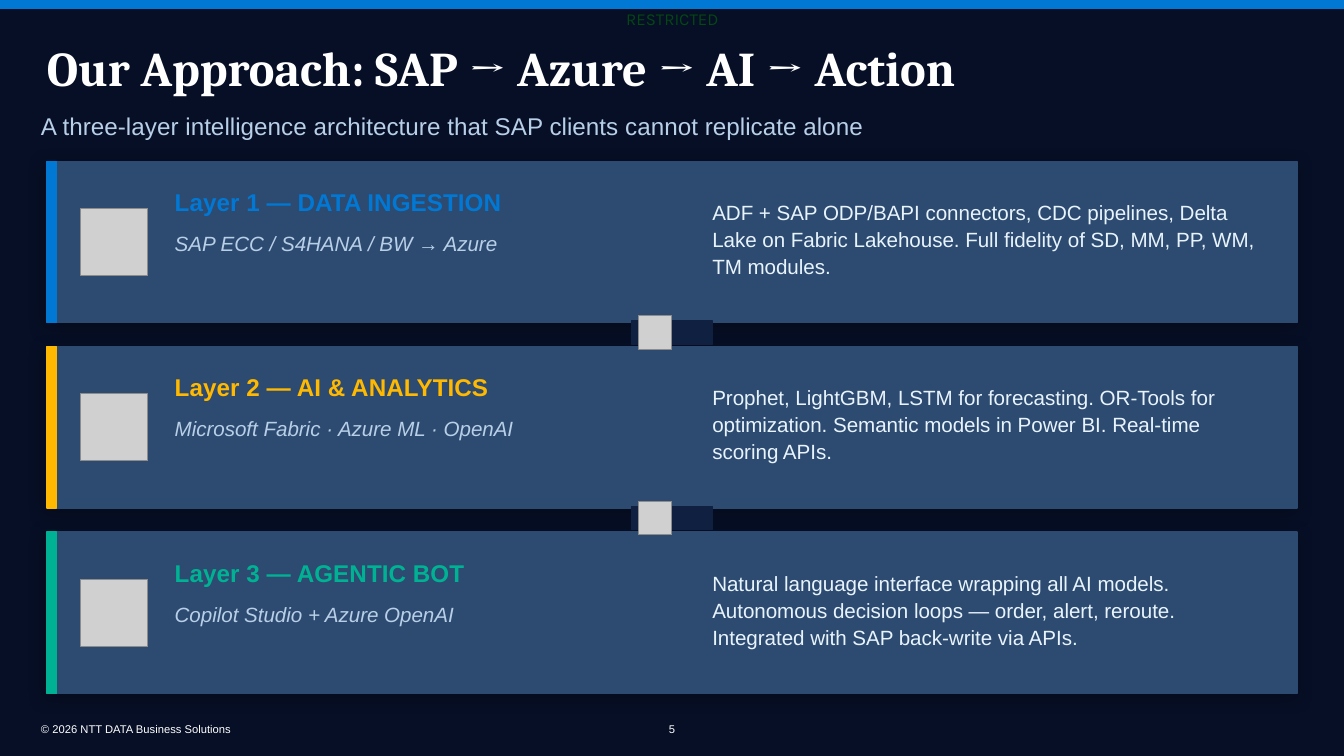
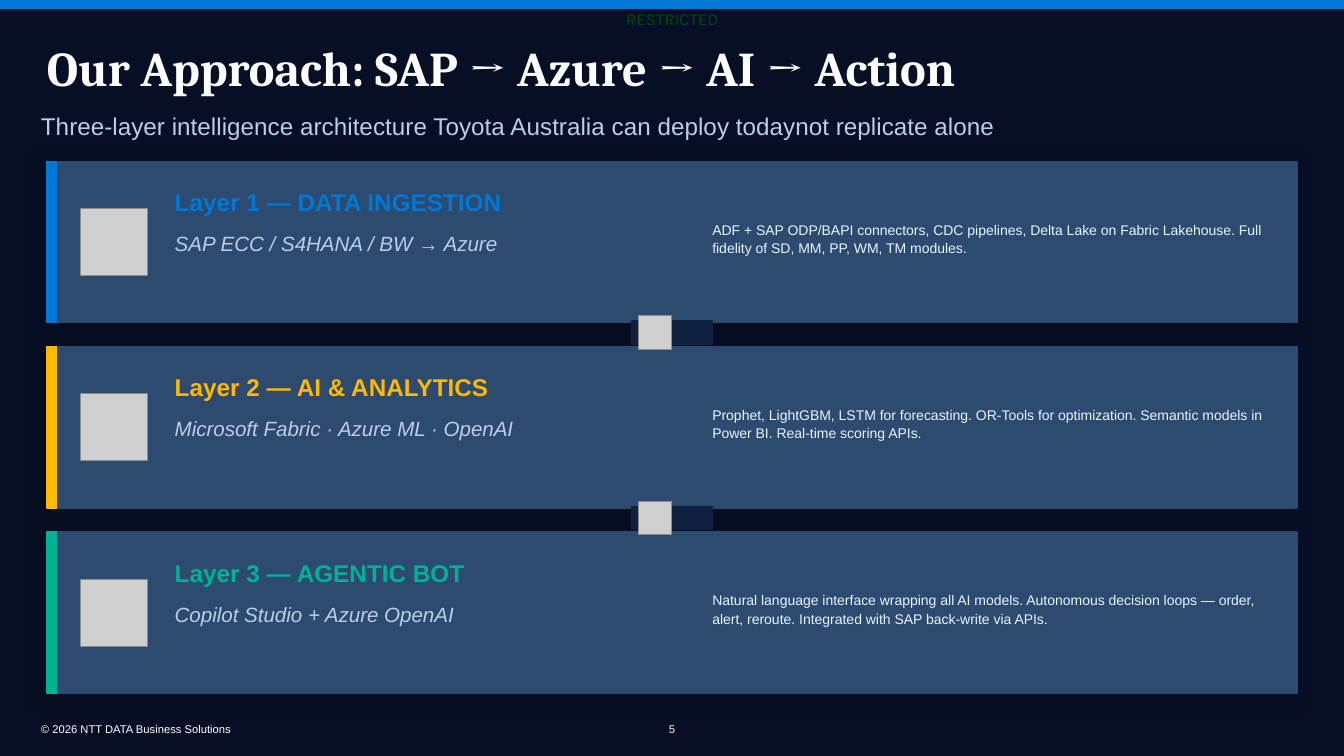
Before and after one commit to bhartiya75/ntt, a slide deck: slide 5 of backend/generated_ppts/NDBS_SAP_Supply_Chain_AI_v2.0.pptx. Drawn at 1344x756 pixels with LibreOffice and Linux fonts; fonts in the diff are those of the drawing; grey boxes stand for pictures; background and template pictures are left out. Boxes give left, top, right and bottom in pixels: in the first picture for what was removed or moved away, otherwise in the second. Text is boxed around its words. In the diff, an @@ line names an element or a change of style, - is before the commit and + after.

```diff
--- a/backend/generated_ppts/NDBS_SAP_Supply_Chain_AI_v2.0.pptx
+++ b/backend/generated_ppts/NDBS_SAP_Supply_Chain_AI_v2.0.pptx
@@ text at [41, 117, 993, 140]: text changed @@
-A three-layer intelligence architecture that SAP clients cannot replicate alone
+Three-layer intelligence architecture Toyota Australia can deploy todaynot replicate alone
@@ size 14.7 to 10 pt in 3 elements at [712, 225, 1261, 256], [712, 410, 1262, 441], [712, 595, 1255, 627] @@
```
Also in this commit, not shown: 13 other slides changed, 1 slide added, 4 other files.
